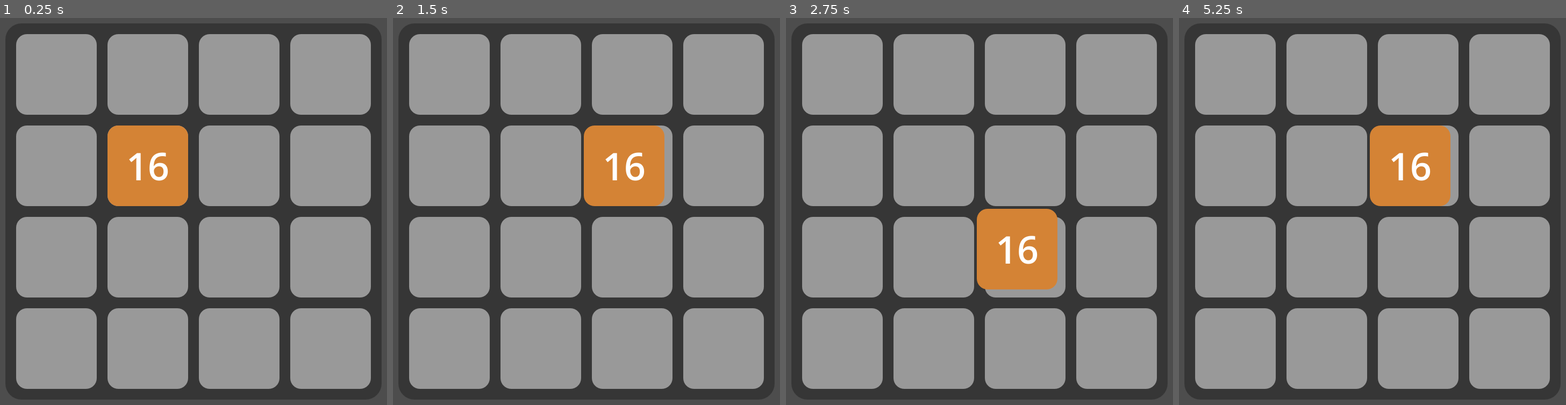
Above: before the commit, frames 1-4 (left to right).
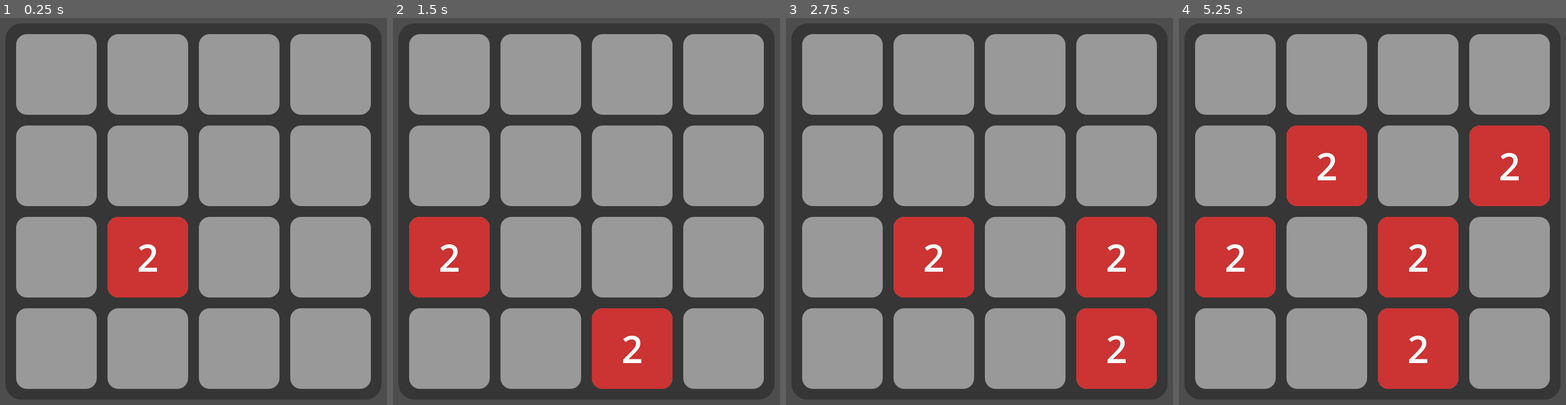
Above: after the commit, the same moments.

Repository: KaiRJ/2048
Game: Godot game, scene res://main.tscn
The game is run twice, just before and just after one commit, with the same random seed, the same clock (stepped at 60 frames per second) and the same inputs.
Inputs:
- Up to frame 1 (0.25 s): no input
- Up to frame 2 (1.5 s): tap Enter at 0.5 s; hold Right (ui_right) 0.53-1.28 s; tap Space at 1.25 s; hold Down (ui_down) from 1.28 s (still down)
- Up to frame 3 (2.75 s): tap Enter at 2 s; release Down (ui_down) at 2.03 s; hold Right (ui_right) from 2.03 s (still down)
- Up to frame 4 (5.25 s): tap Space at 2.75, 4.25 s; release Right (ui_right) at 2.78 s; hold Up (ui_up) 2.78-3.53 s; tap Enter at 3.5 s; hold Left (ui_left) 3.53-5.03 s; hold Down (ui_down) from 5.03 s (still down)

The runs differ from the first frame. In frame 1, 8.6% of the frame differs, in the area x 27-49%, y 27-73%; in frame 2, 13%; in frame 3, 17%; in frame 4, 26%, in the area x 4-96%, y 27-96%.

Commit message:
Add square at random on each move

Diff:
--- a/grid.tscn
+++ b/grid.tscn
@@ -1,4 +1,6 @@
 [gd_scene load_steps=3 format=3 uid="uid://b80xlf3skwoq8"]
+
+[ext_resource type="PackedScene" uid="uid://dirj1co2qhkud" path="res://square.tscn" id="1_0orfb"]
 
 [sub_resource type="StyleBoxFlat" id="StyleBoxFlat_am413"]
 bg_color = Color(0.212305, 0.212305, 0.212305, 1)
@@ -6,12 +8,6 @@
 corner_radius_top_right = 30
 corner_radius_bottom_right = 30
 corner_radius_bottom_left = 30
-
-[sub_resource type="StyleBoxFlat" id="StyleBoxFlat_wp3kd"]
-corner_radius_top_left = 20
-corner_radius_top_right = 20
-corner_radius_bottom_right = 20
-corner_radius_bottom_left = 20
 
 [node name="Grid" type="AspectRatioContainer"]
 offset_right = 700.0
@@ -34,117 +30,53 @@
 theme_override_constants/v_separation = 20
 columns = 4
 
-[node name="Panel" type="Panel" parent="PanelContainer/MarginContainer/GridContainer" groups=["GridPanels"]]
-custom_minimum_size = Vector2(150, 150)
+[node name="Square" parent="PanelContainer/MarginContainer/GridContainer" instance=ExtResource("1_0orfb")]
 layout_mode = 2
-size_flags_horizontal = 3
-size_flags_vertical = 3
-theme_override_styles/panel = SubResource("StyleBoxFlat_wp3kd")
 
-[node name="Panel2" type="Panel" parent="PanelContainer/MarginContainer/GridContainer" groups=["GridPanels"]]
-custom_minimum_size = Vector2(150, 150)
+[node name="Square2" parent="PanelContainer/MarginContainer/GridContainer" instance=ExtResource("1_0orfb")]
 layout_mode = 2
-size_flags_horizontal = 3
-size_flags_vertical = 3
-theme_override_styles/panel = SubResource("StyleBoxFlat_wp3kd")
 
-[node name="Panel3" type="Panel" parent="PanelContainer/MarginContainer/GridContainer" groups=["GridPanels"]]
-custom_minimum_size = Vector2(150, 150)
+[node name="Square3" parent="PanelContainer/MarginContainer/GridContainer" instance=ExtResource("1_0orfb")]
 layout_mode = 2
-size_flags_horizontal = 3
-size_flags_vertical = 3
-theme_override_styles/panel = SubResource("StyleBoxFlat_wp3kd")
 
-[node name="Panel4" type="Panel" parent="PanelContainer/MarginContainer/GridContainer" groups=["GridPanels"]]
-custom_minimum_size = Vector2(150, 150)
+[node name="Square4" parent="PanelContainer/MarginContainer/GridContainer" instance=ExtResource("1_0orfb")]
 layout_mode = 2
-size_flags_horizontal = 3
-size_flags_vertical = 3
-theme_override_styles/panel = SubResource("StyleBoxFlat_wp3kd")
 
-[node name="Panel5" type="Panel" parent="PanelContainer/MarginContainer/GridContainer" groups=["GridPanels"]]
-custom_minimum_size = Vector2(150, 150)
+[node name="Square5" parent="PanelContainer/MarginContainer/GridContainer" instance=ExtResource("1_0orfb")]
 layout_mode = 2
-size_flags_horizontal = 3
-size_flags_vertical = 3
-theme_override_styles/panel = SubResource("StyleBoxFlat_wp3kd")
 
-[node name="Panel6" type="Panel" parent="PanelContainer/MarginContainer/GridContainer" groups=["GridPanels"]]
-custom_minimum_size = Vector2(150, 150)
+[node name="Square6" parent="PanelContainer/MarginContainer/GridContainer" instance=ExtResource("1_0orfb")]
 layout_mode = 2
-size_flags_horizontal = 3
-size_flags_vertical = 3
-theme_override_styles/panel = SubResource("StyleBoxFlat_wp3kd")
 
-[node name="Panel7" type="Panel" parent="PanelContainer/MarginContainer/GridContainer" groups=["GridPanels"]]
-custom_minimum_size = Vector2(150, 150)
+[node name="Square7" parent="PanelContainer/MarginContainer/GridContainer" instance=ExtResource("1_0orfb")]
 layout_mode = 2
-size_flags_horizontal = 3
-size_flags_vertical = 3
-theme_override_styles/panel = SubResource("StyleBoxFlat_wp3kd")
 
-[node name="Panel8" type="Panel" parent="PanelContainer/MarginContainer/GridContainer" groups=["GridPanels"]]
-custom_minimum_size = Vector2(150, 150)
+[node name="Square8" parent="PanelContainer/MarginContainer/GridContainer" instance=ExtResource("1_0orfb")]
 layout_mode = 2
-size_flags_horizontal = 3
-size_flags_vertical = 3
-theme_override_styles/panel = SubResource("StyleBoxFlat_wp3kd")
 
-[node name="Panel9" type="Panel" parent="PanelContainer/MarginContainer/GridContainer" groups=["GridPanels"]]
-custom_minimum_size = Vector2(150, 150)
+[node name="Square9" parent="PanelContainer/MarginContainer/GridContainer" instance=ExtResource("1_0orfb")]
 layout_mode = 2
-size_flags_horizontal = 3
-size_flags_vertical = 3
-theme_override_styles/panel = SubResource("StyleBoxFlat_wp3kd")
 
-[node name="Panel10" type="Panel" parent="PanelContainer/MarginContainer/GridContainer" groups=["GridPanels"]]
-custom_minimum_size = Vector2(150, 150)
+[node name="Square10" parent="PanelContainer/MarginContainer/GridContainer" instance=ExtResource("1_0orfb")]
 layout_mode = 2
-size_flags_horizontal = 3
-size_flags_vertical = 3
-theme_override_styles/panel = SubResource("StyleBoxFlat_wp3kd")
 
-[node name="Panel11" type="Panel" parent="PanelContainer/MarginContainer/GridContainer" groups=["GridPanels"]]
-custom_minimum_size = Vector2(150, 150)
+[node name="Square11" parent="PanelContainer/MarginContainer/GridContainer" instance=ExtResource("1_0orfb")]
 layout_mode = 2
-size_flags_horizontal = 3
-size_flags_vertical = 3
-theme_override_styles/panel = SubResource("StyleBoxFlat_wp3kd")
 
-[node name="Panel12" type="Panel" parent="PanelContainer/MarginContainer/GridContainer" groups=["GridPanels"]]
-custom_minimum_size = Vector2(150, 150)
+[node name="Square12" parent="PanelContainer/MarginContainer/GridContainer" instance=ExtResource("1_0orfb")]
 layout_mode = 2
-size_flags_horizontal = 3
-size_flags_vertical = 3
-theme_override_styles/panel = SubResource("StyleBoxFlat_wp3kd")
 
-[node name="Panel13" type="Panel" parent="PanelContainer/MarginContainer/GridContainer" groups=["GridPanels"]]
-custom_minimum_size = Vector2(150, 150)
+[node name="Square13" parent="PanelContainer/MarginContainer/GridContainer" instance=ExtResource("1_0orfb")]
 layout_mode = 2
-size_flags_horizontal = 3
-size_flags_vertical = 3
-theme_override_styles/panel = SubResource("StyleBoxFlat_wp3kd")
 
-[node name="Panel14" type="Panel" parent="PanelContainer/MarginContainer/GridContainer" groups=["GridPanels"]]
-custom_minimum_size = Vector2(150, 150)
+[node name="Square14" parent="PanelContainer/MarginContainer/GridContainer" instance=ExtResource("1_0orfb")]
 layout_mode = 2
-size_flags_horizontal = 3
-size_flags_vertical = 3
-theme_override_styles/panel = SubResource("StyleBoxFlat_wp3kd")
 
-[node name="Panel15" type="Panel" parent="PanelContainer/MarginContainer/GridContainer" groups=["GridPanels"]]
-custom_minimum_size = Vector2(150, 150)
+[node name="Square15" parent="PanelContainer/MarginContainer/GridContainer" instance=ExtResource("1_0orfb")]
 layout_mode = 2
-size_flags_horizontal = 3
-size_flags_vertical = 3
-theme_override_styles/panel = SubResource("StyleBoxFlat_wp3kd")
 
-[node name="Panel16" type="Panel" parent="PanelContainer/MarginContainer/GridContainer" groups=["GridPanels"]]
-custom_minimum_size = Vector2(150, 150)
+[node name="Square16" parent="PanelContainer/MarginContainer/GridContainer" instance=ExtResource("1_0orfb")]
 layout_mode = 2
-size_flags_horizontal = 3
-size_flags_vertical = 3
-theme_override_styles/panel = SubResource("StyleBoxFlat_wp3kd")
 
 [node name="Squares" type="Control" parent="."]
 layout_mode = 2
--- a/main.gd
+++ b/main.gd
@@ -2,29 +2,66 @@
 
 @export var square_scene: PackedScene
 
+var grid_squares: Array[Node]
+
 
 func _ready():
+	grid_squares = $Grid/PanelContainer/MarginContainer/GridContainer.get_children()
 
 	add_square_to_grid()
 
 
+func _process(delta):
+	if Input.is_action_just_released("ui_right") \
+	or Input.is_action_just_released("ui_left") \
+	or Input.is_action_just_released("ui_up") \
+	or Input.is_action_just_released("ui_down"):
+		add_square_to_grid()
+
+
 func add_square_to_grid():
-	var square = square_scene.instantiate()
+	var new_square = square_scene.instantiate()
 
-	# TODO: get random panel
-	var panel = get_random_panel()
+	var grid_square = get_random_grid_square()
+	# TODO: this check should actually be after the square is added and check if
+	# the player can make a move. atm this just stops an error
+	if grid_square == null:
+		print("Game over")
+		return
 
 	# Layouts update at end of frame, so call update_square_position on next frame.
-	call_deferred("update_square_position", square, panel)
-
-	$Grid/Squares.add_child(square)
+	call_deferred("update_square", new_square, grid_square)
+	$Grid/Squares.add_child(new_square)
 
 
-func get_random_panel():
-	var grid_panels = get_tree().get_nodes_in_group("GridPanels")
-	var panel_index = randi() % len(grid_panels)
-	return grid_panels[panel_index]
+func get_random_grid_square():
+	var available_grid_squares: Array[Square] = get_free_grid_squares()
+
+	if len(available_grid_squares) == 0:
+		return null
+
+	var random_i = randi() % len(available_grid_squares)
+	return available_grid_squares[random_i]
 
 
-func update_square_position(square, panel):
+func get_free_grid_squares():
+	var available_grid_squares: Array[Square] = []
+	for grid_square: Square in grid_squares:
+		if not grid_square.occupied:
+			available_grid_squares.append(grid_square)
+
+	return available_grid_squares
+
+
+func update_square(square, panel):
+	# TODO: update name of function
 	square.global_position = panel.global_position
+	square.move_amount = (grid_squares[1].position.x - grid_squares[0].position.x)
+
+	# Update colour of square
+	var sb = square.get_theme_stylebox("panel").duplicate()
+	sb.bg_color = Color(0.8, 0.2, 0.2, 1)
+	square.add_theme_stylebox_override("panel", sb)
+
+	# Update label of square
+	square.get_node("Label").text = "2"
--- a/square.gd
+++ b/square.gd
@@ -1,14 +1,28 @@
+class_name Square
 extends Panel
 
-var move_amount: int = 155
+var occupied: bool = false
+var move_amount: int
 
 
 func _process(delta):
-	if Input.is_action_just_released("ui_right"):
+	if Input.is_action_just_pressed("ui_right"):
 		self.position = self.position + Vector2(move_amount,0)
-	elif Input.is_action_just_released("ui_left"):
+	elif Input.is_action_just_pressed("ui_left"):
 		self.position = self.position + Vector2(-move_amount,0)
-	elif Input.is_action_just_released("ui_up"):
+	elif Input.is_action_just_pressed("ui_up"):
 		self.position = self.position + Vector2(0, -move_amount)
-	elif Input.is_action_just_released("ui_down"):
+	elif Input.is_action_just_pressed("ui_down"):
 		self.position = self.position + Vector2(0, move_amount)
+
+
+func set_move_amount(x):
+	move_amount = x
+
+
+func _on_area_2d_area_entered(area):
+	occupied = true
+
+
+func _on_area_2d_area_exited(area):
+	occupied = false
--- a/square.tscn
+++ b/square.tscn
@@ -1,15 +1,17 @@
-[gd_scene load_steps=3 format=3 uid="uid://dirj1co2qhkud"]
+[gd_scene load_steps=4 format=3 uid="uid://dirj1co2qhkud"]
 
 [ext_resource type="Script" path="res://square.gd" id="1_k05s7"]
 
 [sub_resource type="StyleBoxFlat" id="StyleBoxFlat_7fn00"]
-bg_color = Color(0.831236, 0.515265, 0.209515, 1)
 corner_radius_top_left = 20
 corner_radius_top_right = 20
 corner_radius_bottom_right = 20
 corner_radius_bottom_left = 20
 
+[sub_resource type="CircleShape2D" id="CircleShape2D_f7ivu"]
+
 [node name="Square" type="Panel"]
+custom_minimum_size = Vector2(150, 150)
 offset_right = 150.0
 offset_bottom = 150.0
 size_flags_horizontal = 4
@@ -25,6 +27,13 @@
 grow_horizontal = 2
 grow_vertical = 2
 theme_override_font_sizes/font_size = 70
-text = "16"
 horizontal_alignment = 1
 vertical_alignment = 1
+
+[node name="Area2D" type="Area2D" parent="."]
+
+[node name="CollisionShape2D" type="CollisionShape2D" parent="Area2D"]
+shape = SubResource("CircleShape2D_f7ivu")
+
+[connection signal="area_entered" from="Area2D" to="." method="_on_area_2d_area_entered"]
+[connection signal="area_exited" from="Area2D" to="." method="_on_area_2d_area_exited"]
